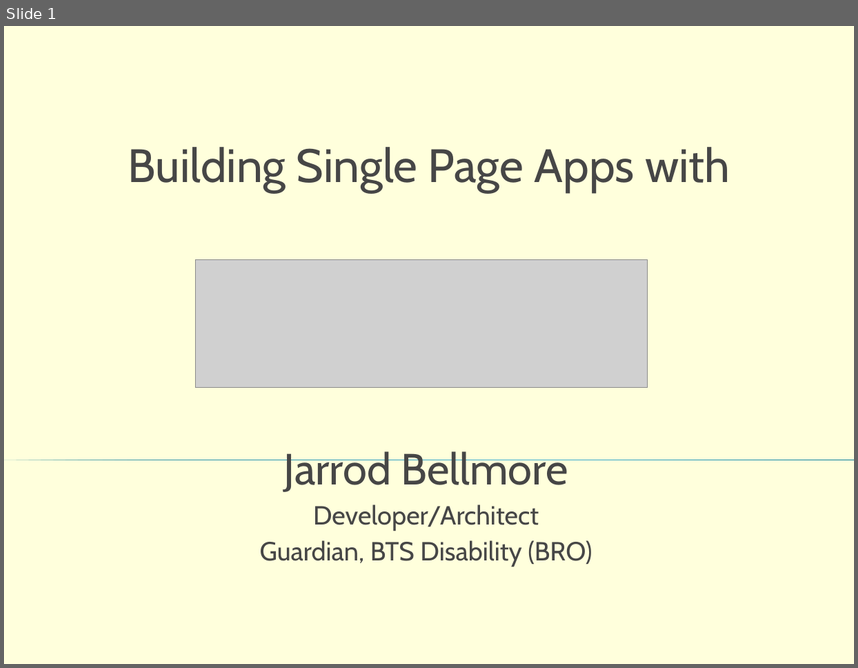
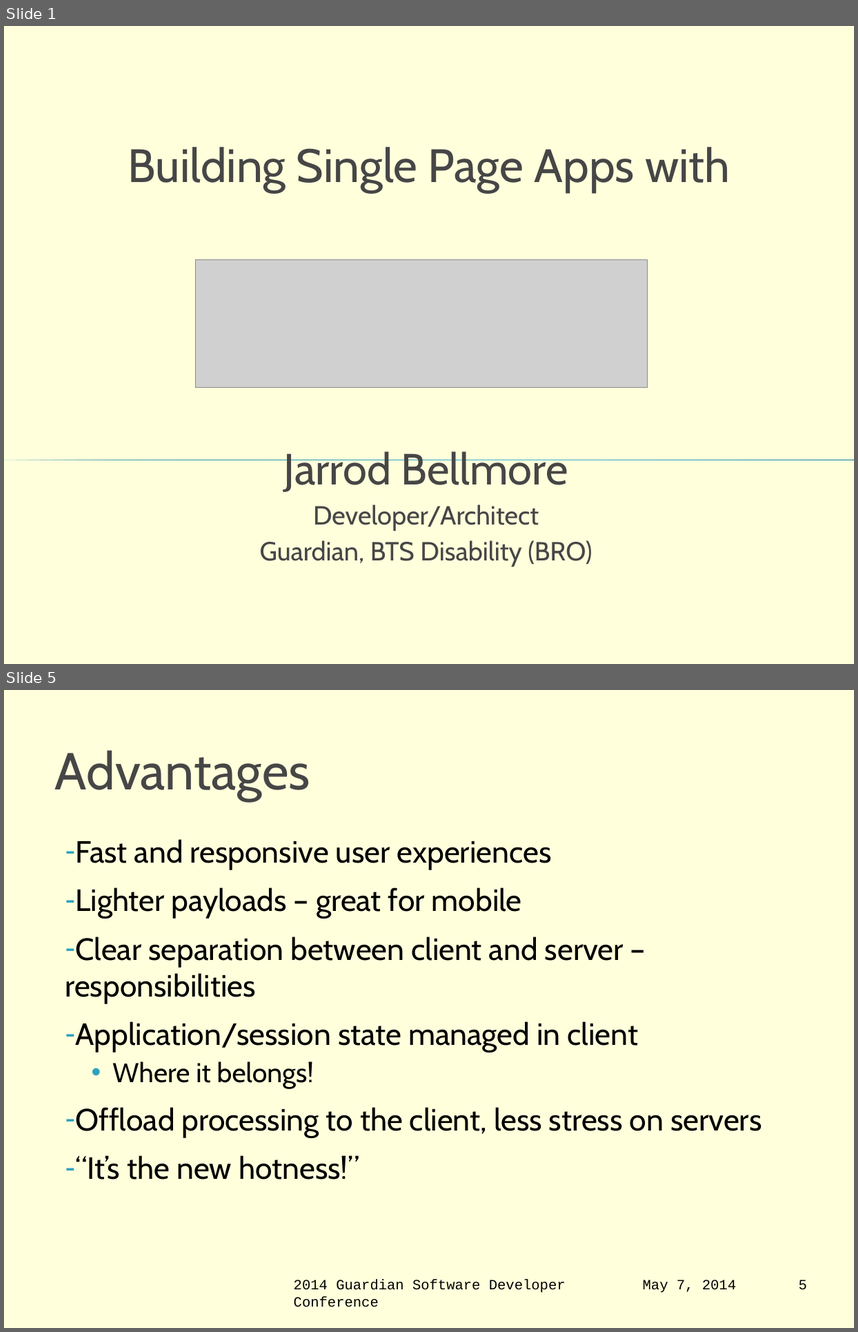
Before and after one commit to jbellmore/GSDC-2014-AngularJS, a slide deck: intro-to-angular-js.pptx. Shown one above the other, each under a label of ours: slide 1 before the commit, slides 1 and 5 after it; the slides between them are not shown. The pictures are 858x668 and 858x1332 pixels, drawn with LibreOffice and Linux fonts; fonts in the diff are those of the drawing; grey boxes stand for pictures; background and template pictures are left out. Boxes give left, top, right and bottom in pixels: in the first picture for what was removed or moved away, otherwise in the second. Text is boxed around its words. In the diff, an @@ line names an element or a change of style, - is before the commit and + after.

Commit message:
Almost done with the slide deck, also added application lifecycles Visio for traditional and SPA web apps

```diff
--- a/intro-to-angular-js.pptx
+++ b/intro-to-angular-js.pptx
@@ slide 5 added at [4,690,854,1328], background #FFFFCC at 68% opacity @@
@@ title added at [55,750,310,800], 44 pt, text #464646 @@
+Advantages
@@ text added at [65,839,762,1179], 26 pt, text #000000 @@
+‐ Fast and responsive user experiences
+‐ Lighter payloads – great for mobile
+‐ Clear separation between client and server –responsibilities
+‐ Application/session state managed in client
+  • Where it belongs!
+‐ Offload processing to the client, less stress on servers
+‐ “It’s the new hotness!”
@@ text added at [294,1279,566,1307], 12 pt, text #000000 @@
+2014 Guardian Software Developer Conference
@@ text added at [643,1279,736,1292], 12 pt, text #000000 @@
+May 7, 2014
@@ page number added at [799,1279,807,1290], 12 pt, text #000000 @@
+5
```
Also in this commit, not shown: 5 slides changed, 5 other slides added, 1 other file.
